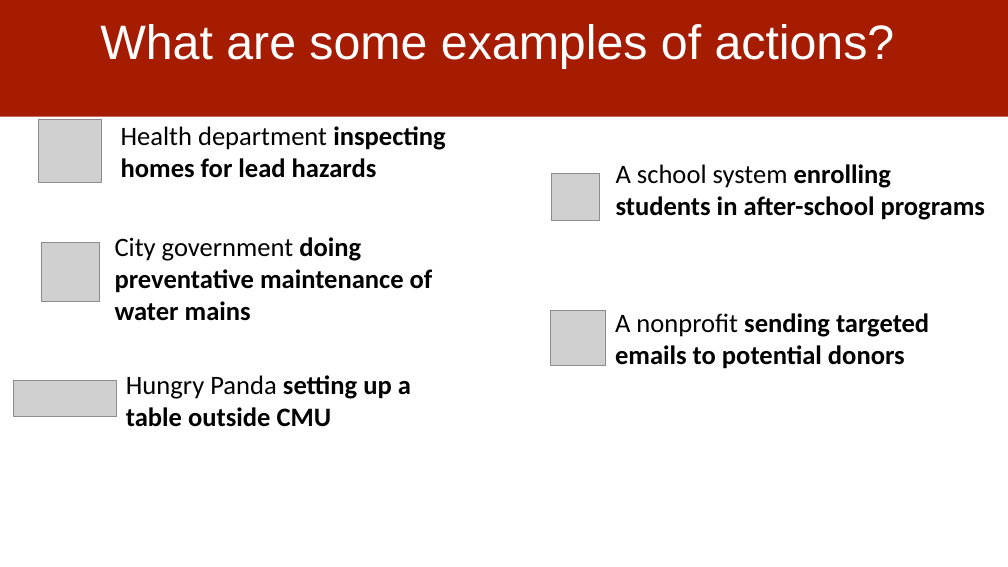
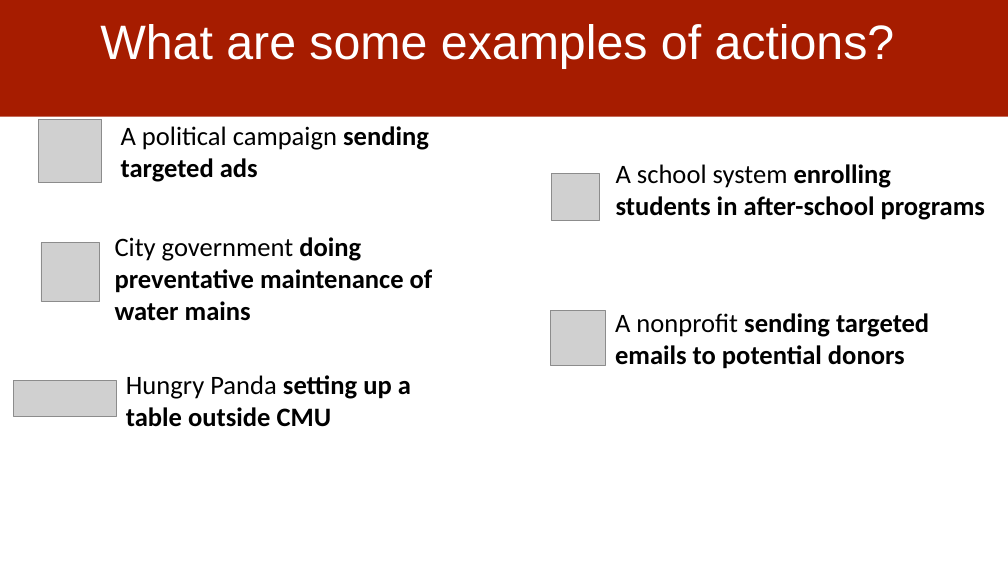
Before and after one commit to dssg/MLinPractice, a slide deck: slide 28 of Lectures/Lecture2-Scoping.pptx (slide 26 before the commit). Drawn at 1008x567 pixels with LibreOffice and Linux fonts; fonts in the diff are those of the drawing; grey boxes stand for pictures. Boxes give left, top, right and bottom in pixels: in the first picture for what was removed or moved away, otherwise in the second. Text is boxed around its words. In the diff, an @@ line names an element or a change of style, - is before the commit and + after.

```diff
--- a/Lectures/Lecture2-Scoping.pptx
+++ b/Lectures/Lecture2-Scoping.pptx
@@ text at (x1=121, y1=126, x2=429, y2=182): text changed; bold off @@
-Health department inspecting homes for lead hazards
+A political campaign sending targeted ads
```
Also in this commit, not shown: 9 other slides changed, 4 slides added, 1 slide removed, 1 other file.
